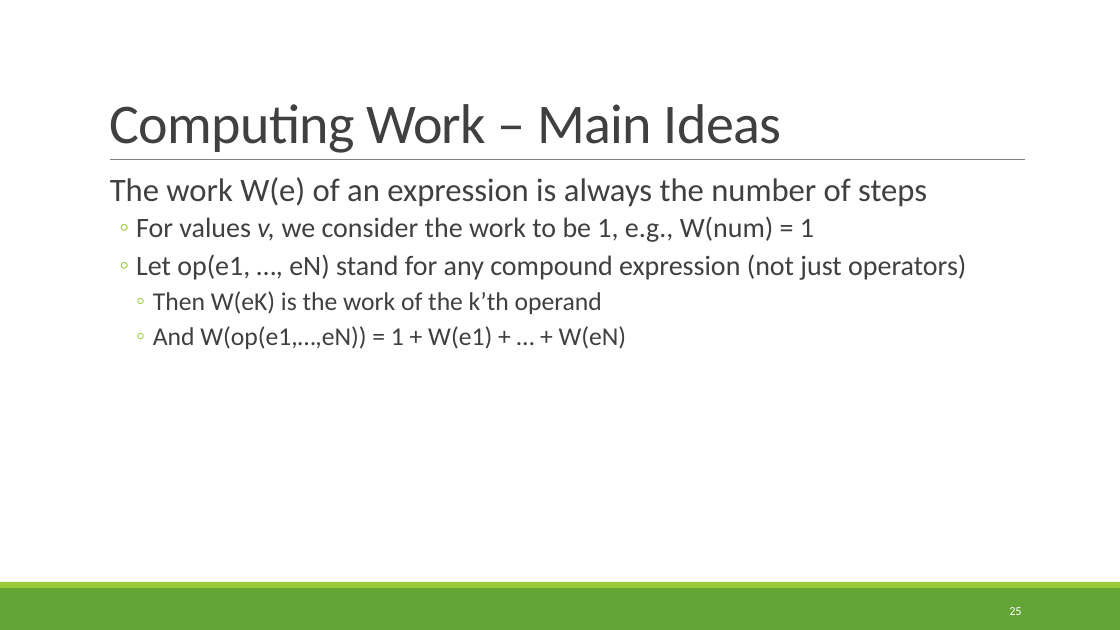
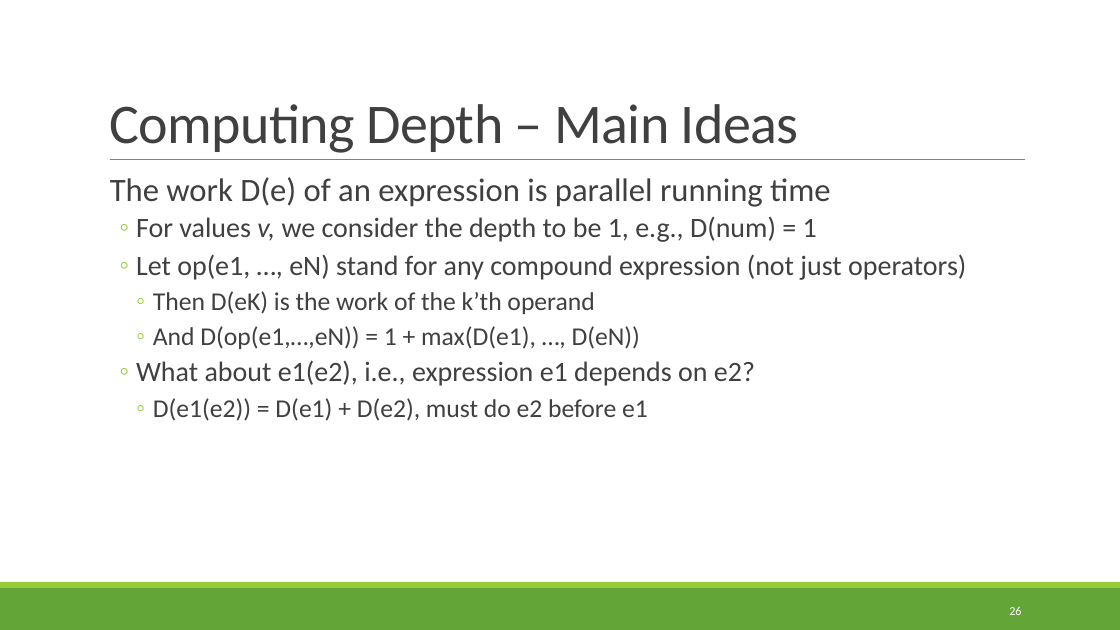
Before and after one commit to rbohrer/pl-course, a slide deck: slide 26 of LectureSlides/99ParallelFunctional.pptx (slide 25 before the commit). Drawn at 1120x630 pixels with LibreOffice and Linux fonts; fonts in the diff are those of the drawing. Boxes give left, top, right and bottom in pixels: in the first picture for what was removed or moved away, otherwise in the second. Text is boxed around its words. In the diff, an @@ line names an element or a change of style, - is before the commit and + after.

```diff
--- a/LectureSlides/99ParallelFunctional.pptx
+++ b/LectureSlides/99ParallelFunctional.pptx
@@ title at (109, 104, 799, 153): text changed @@
-Computing Work – Main Ideas
+Computing Depth – Main Ideas
@@ text at (110, 177, 830, 242): text changed; size 28 to 24 pt @@
-  The work W(e) of an expression is always the number of steps
-  ◦ For values v, we consider the work to be 1, e.g., W(num) = 1
+  The work D(e) of an expression is parallel running time
+  ◦ For values v, we consider the depth to be 1, e.g., D(num) = 1
@@ text at (136, 291, 755, 421): text changed @@
-    ◦ Then W(eK) is the work of the k’th operand
-    ◦ And W(op(e1,…,eN)) = 1 + W(e1) + … + W(eN)
+    ◦ Then D(eK) is the work of the k’th operand
+    ◦ And D(op(e1,…,eN)) = 1 + max(D(e1), …, D(eN))
+  ◦ What about e1(e2), i.e., expression e1 depends on e2?
+    ◦ D(e1(e2)) = D(e1) + D(e2), must do e2 before e1
@@ page number at (1009, 606, 1021, 615): text changed @@
-25
+26
```
Also in this commit, not shown: 1 other slide changed, 6 slides added, 4 slides removed.
